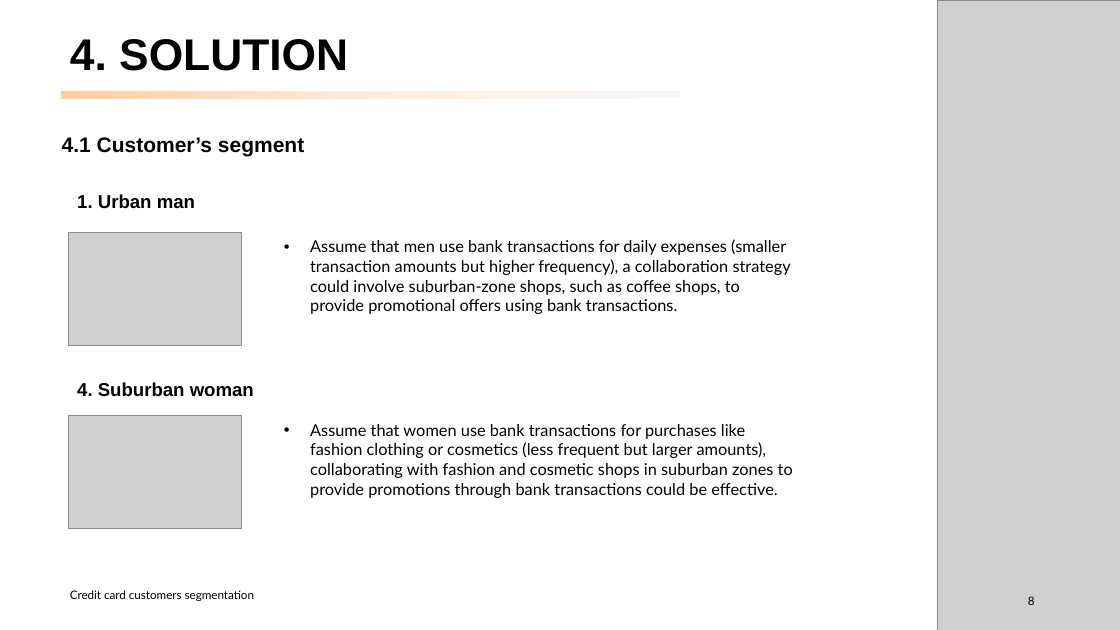
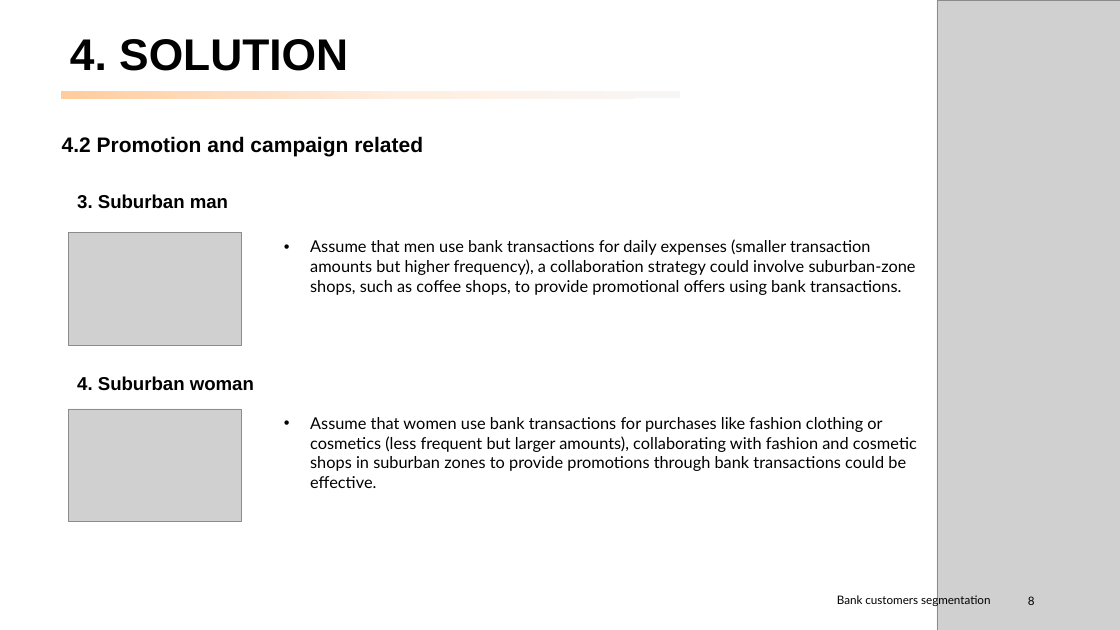
Before and after one commit to peerapat-t/Banking-customer-segmentation, a slide deck: slide 8 of banking customer segmentation.pptx. Drawn at 1120x630 pixels with LibreOffice and Linux fonts; fonts in the diff are those of the drawing; grey boxes stand for pictures. Boxes give left, top, right and bottom in pixels: in the first picture for what was removed or moved away, otherwise in the second. Text is boxed around its words. In the diff, an @@ line names an element or a change of style, - is before the commit and + after.

```diff
--- a/banking customer segmentation.pptx
+++ b/banking customer segmentation.pptx
@@ text at [62,136,423,157]: text changed @@
-4.1 Customer’s segment
+4.2 Promotion and campaign related
@@ text at [77,194,228,209]: text changed @@
-1. Urban man
+3. Suburban man
@@ text "Assume that men use bank ..." rewrapped from [310,239,791,314] to [310,239,916,295] @@
@@ text "4. Suburban woman": place and size @@
-text "4. Suburban woman" at [77,382,254,397]
+text "4. Suburban woman" at [77,376,254,391]
@@ picture: place and size @@
-picture at [69,416,241,528]
+picture at [69,409,241,522]
@@ text "Assume that women use bank ..." rewrapped from [310,424,793,498] to [310,417,917,488] @@
@@ text removed at [70,590,254,601] @@
-Credit card customers segmentation
@@ text added at [837,594,990,607], 10 pt, text #000000 @@
+Bank customers segmentation
```
Also in this commit, not shown: 12 other slides changed, 3 slides added, 2 other files.
